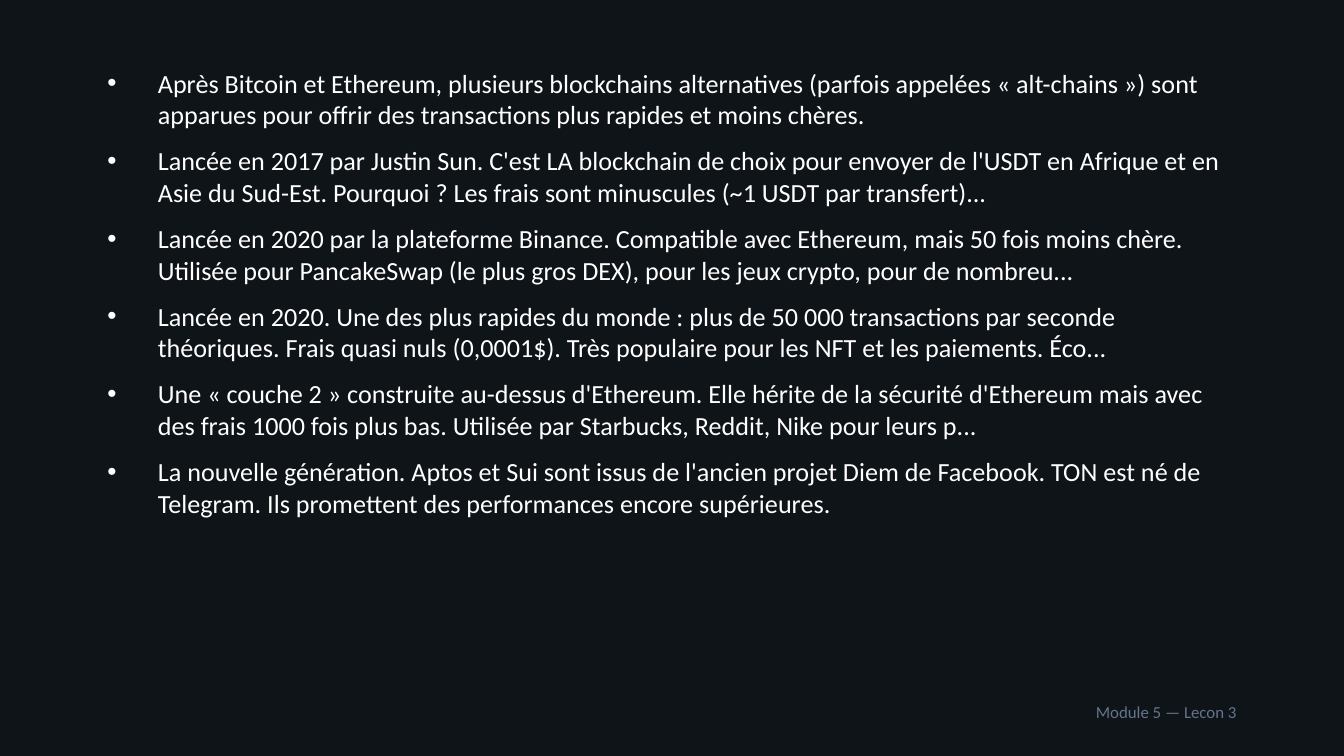
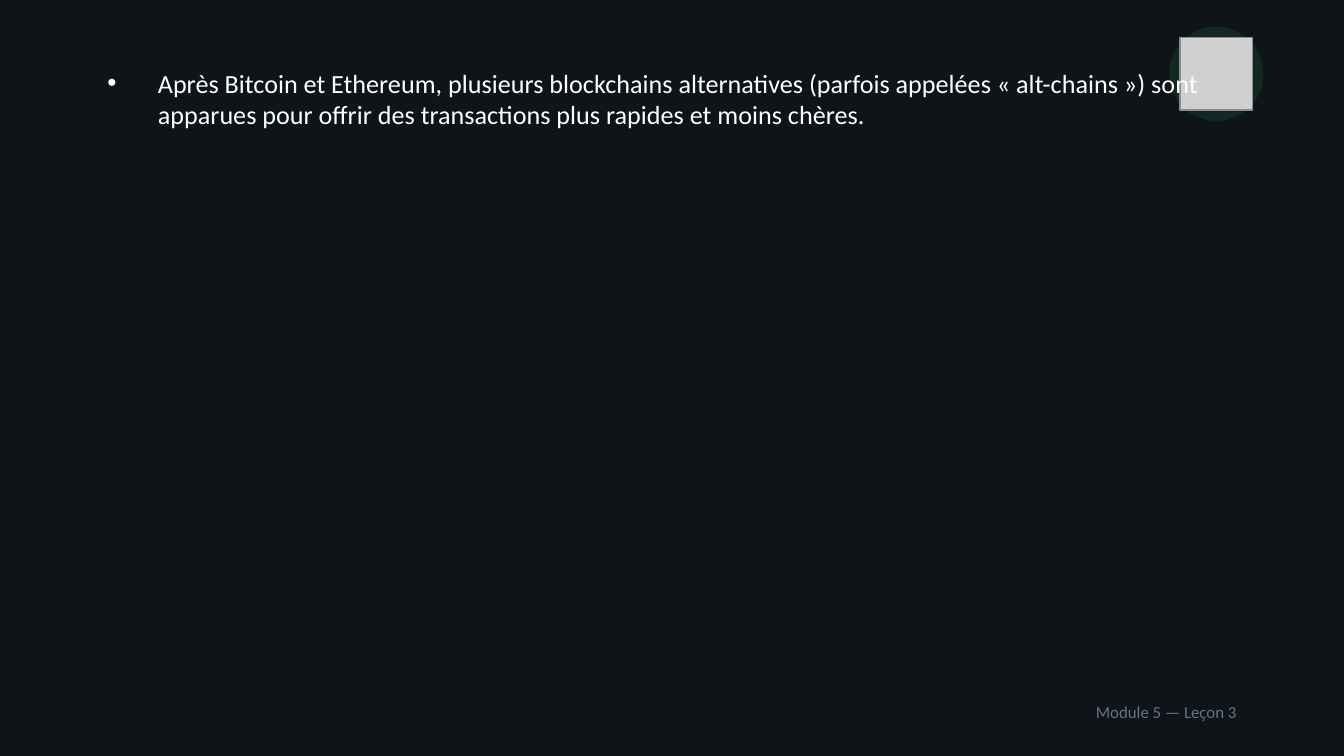
Before and after one commit to ooble27/acheter-tether-avec-terex, a slide deck: slide 15 of public/course-materials/pptx/Module-05-Bitcoin-Ethereum-les-grandes-cryptos.pptx. Drawn at 1344x756 pixels with LibreOffice and Linux fonts; fonts in the diff are those of the drawing; grey boxes stand for pictures. Boxes give left, top, right and bottom in pixels: in the first picture for what was removed or moved away, otherwise in the second. Text is boxed around its words. In the diff, an @@ line names an element or a change of style, - is before the commit and + after.

Commit message:
feat(academy): redesign UX + enrich course materials with illustrations (#42)
- 4-view navigation (catalog → course → module → lesson) replacing accordion layout
- Color-coded module cards grid with progress rings and download buttons
- All 11 modules now have visually rich PPTX/PDF with embedded icons, varied layouts
- Added Module-02 (Sécurité et portefeuilles) materials

```diff
--- a/public/course-materials/pptx/Module-05-Bitcoin-Ethereum-les-grandes-cryptos.pptx
+++ b/public/course-materials/pptx/Module-05-Bitcoin-Ethereum-les-grandes-cryptos.pptx
@@ ellipse added at <box>1169,27,1263,121</box>, fill #22C55E at 12% opacity @@
@@ picture added at <box>1180,38,1253,110</box> @@
@@ text at <box>158,152,1219,518</box>: paragraphs removed @@
-• Lancée en 2017 par Justin Sun. C'est LA blockchain de choix pour envoyer de l'USDT en Afrique et en Asie du Sud-Est. Pourquoi ? Les frais sont minuscules (~1 USDT par transfert)...
-• Lancée en 2020 par la plateforme Binance. Compatible avec Ethereum, mais 50 fois moins chère. Utilisée pour PancakeSwap (le plus gros DEX), pour les jeux crypto, pour de nombreu...
-• Lancée en 2020. Une des plus rapides du monde : plus de 50 000 transactions par seconde théoriques. Frais quasi nuls (0,0001$). Très populaire pour les NFT et les paiements. Éco...
-• Une « couche 2 » construite au-dessus d'Ethereum. Elle hérite de la sécurité d'Ethereum mais avec des frais 1000 fois plus bas. Utilisée par Starbucks, Reddit, Nike pour leurs p...
-• La nouvelle génération. Aptos et Sui sont issus de l'ancien projet Diem de Facebook. TON est né de Telegram. Ils promettent des performances encore supérieures.
@@ text at <box>1096,706,1237,721</box>: text changed @@
-Module 5 — Lecon 3
+Module 5 — Leçon 3
```
Also in this commit, not shown: 17 other slides changed, 5 slides added, 23 other files.
